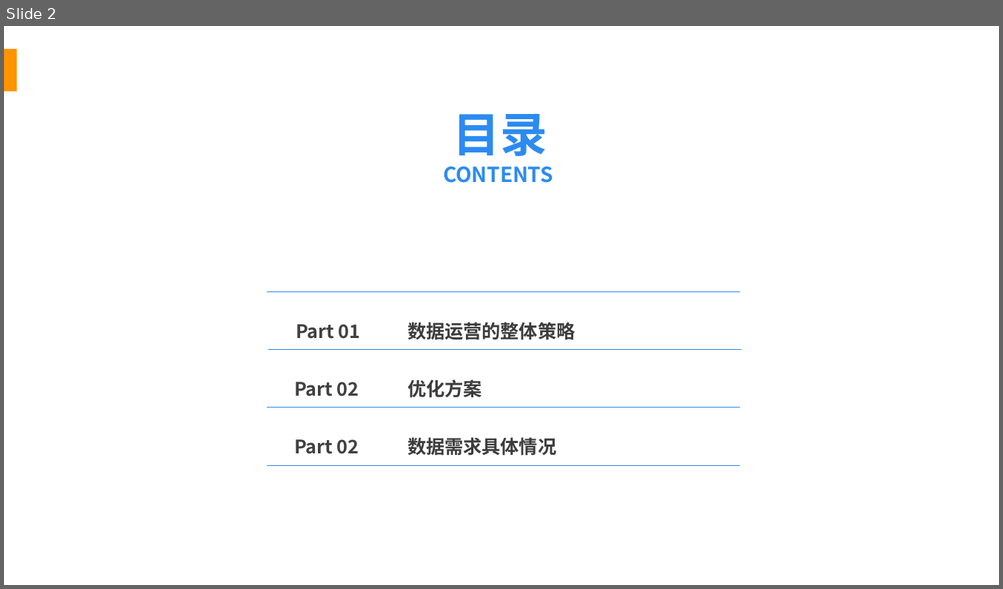
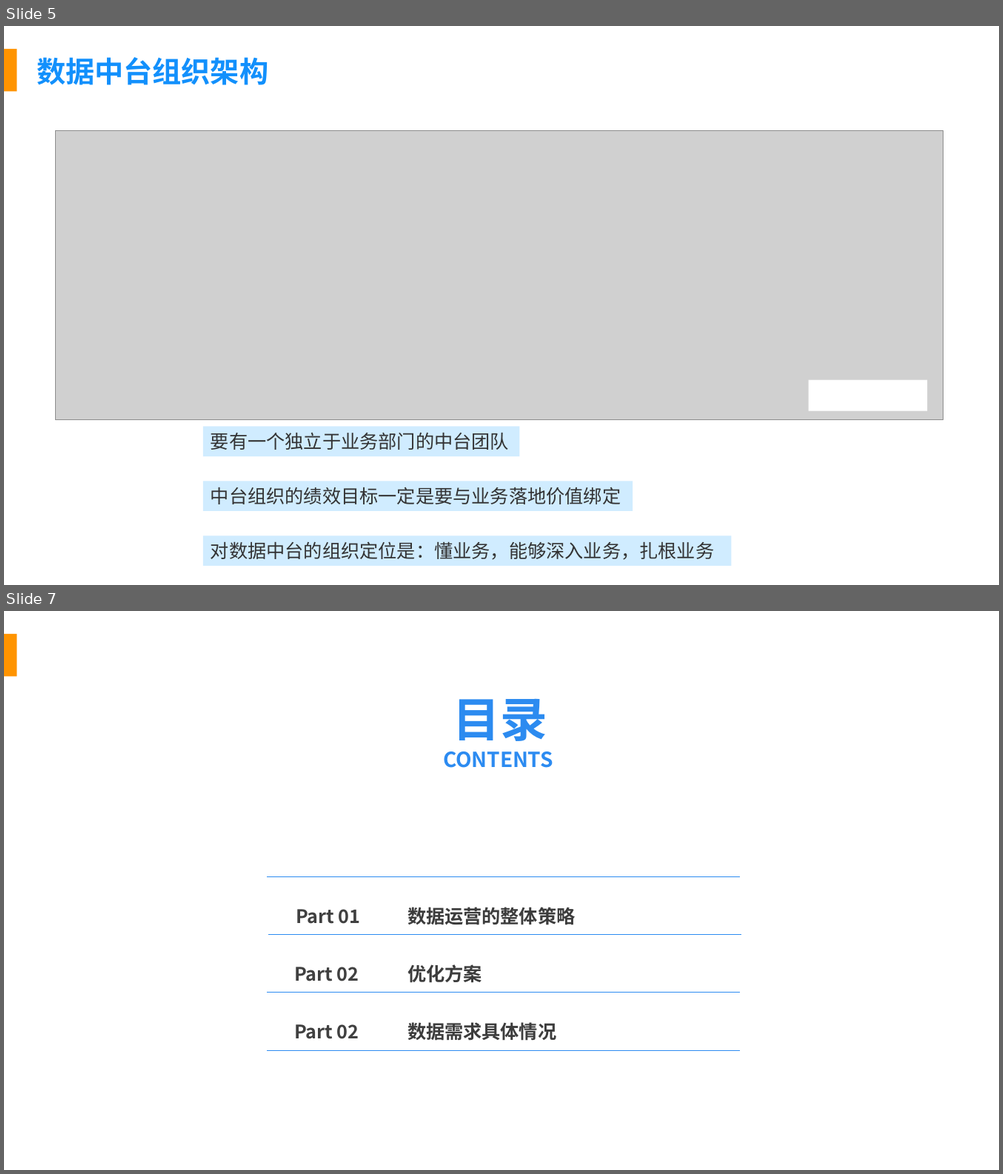
Before and after one commit to fancyChuan/reading-mindmap, a slide deck: PPT/数据建设知识体系.pptx. Shown one above the other, each under a label of ours: slide 2 before the commit, slides 5 and 7 after it; the slides between them are not shown. The pictures are 1003x589 and 1003x1174 pixels, drawn with LibreOffice and Linux fonts; fonts in the diff are those of the drawing; grey boxes stand for pictures; background and template pictures are left out. Boxes give left, top, right and bottom in pixels: in the first picture for what was removed or moved away, otherwise in the second. Text is boxed around its words. In the diff, an @@ line names an element or a change of style, - is before the commit and + after.

```diff
--- a/PPT/数据建设知识体系.pptx
+++ b/PPT/数据建设知识体系.pptx
@@ slide 5 added at box(4, 26, 999, 585), background #FFFFFF; not listed: 1 template element that a slide beside it also shows @@
@@ text added at box(37, 57, 268, 85), 28 pt, text #1290FC, bold @@
+数据中台组织架构
@@ picture added at box(56, 130, 943, 420) @@
@@ rectangle added at box(808, 380, 927, 412), fill #FFFFFF @@
@@ rectangle added at box(203, 426, 520, 457), fill #D0ECFF, 18 pt, text #333333 @@
+要有一个独立于业务部门的中台团队
@@ rectangle added at box(203, 481, 633, 511), fill #D0ECFF, 18 pt, text #333333 @@
+中台组织的绩效目标一定是要与业务落地价值绑定
@@ rectangle added at box(203, 537, 731, 566), fill #D0ECFF, 18 pt, text #333333 @@
+对数据中台的组织定位是：懂业务，能够深入业务，扎根业务
@@ what was slide 2 is now slide 7 @@
```
Also in this commit, not shown: 1 slide changed, 8 other slides added.
